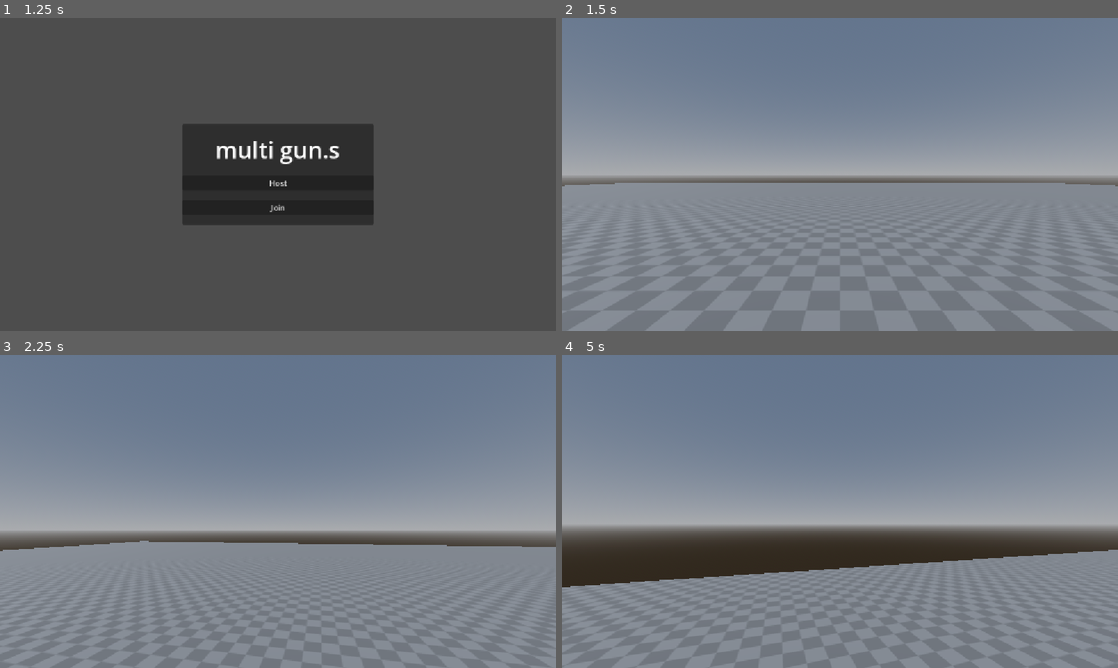
Above: before the commit, frames 1-4 (two rows, left to right).
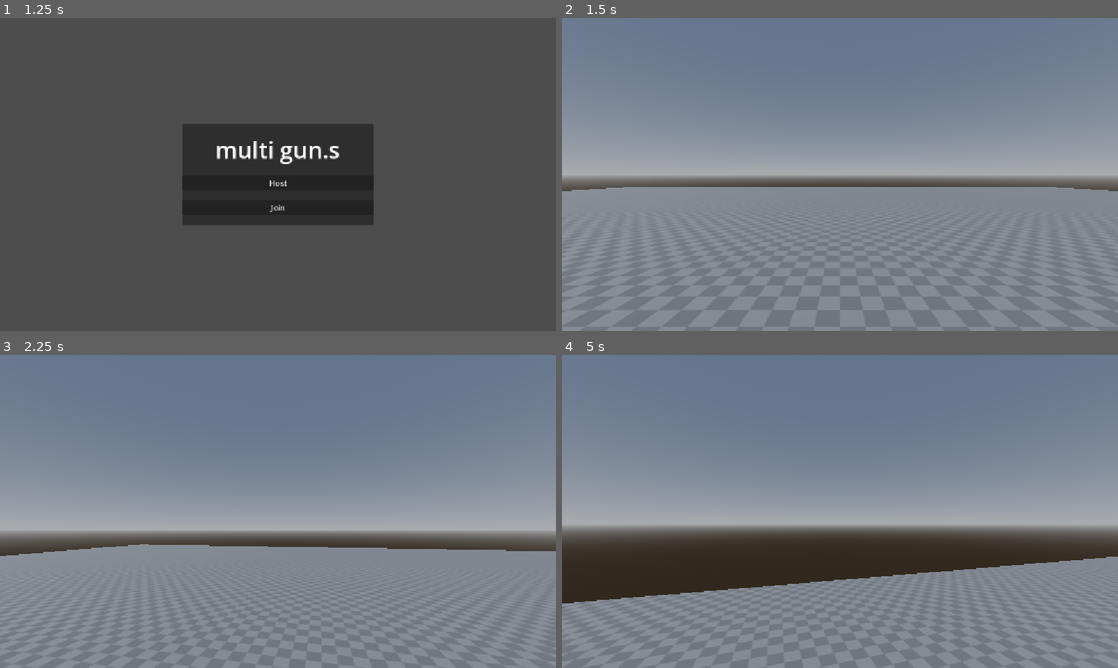
Above: after the commit, the same moments.

Repository: pfoury/multi-gun.s
Game: Godot game, scene res://scenes/main.tscn
Two runs of this game, one before a commit and one after it. Both use one fixed random seed, a clock stepped at 60 frames per second and the inputs below. The project has no main scene, so this scene is started directly.
Inputs (mouse positions are in pixels of both pictures, inside the frame that each line leads up to):
- Up to frame 1 (1.25 s): tap Enter at 0.5 s; move the mouse to (400, 158) at 0.52 s; hold D (move_right) from 0.53 s (still down); hold ` (spawn) from 0.53 s (still down); tap Space (jump) at 0.77 s; tap Ctrl (crouch, bound only after the commit) at 0.8 s
- Up to frame 2 (1.5 s): release D (move_right) at 1.25 s; release ` (spawn) at 1.25 s; click "Host" at 1.25 s
- Up to frame 3 (2.25 s): tap Space (jump) at 2 s; move the mouse to (250, 511) at 2.02 s; hold W (move_forward) from 2.03 s (still down); tap Ctrl (crouch, bound only after the commit) at 2.1 s
- Up to frame 4 (5 s): keep holding W (move_forward); tap Space (jump) at 2.27, 3.77, 4.52 s; tap ` (spawn) at 2.3, 3.8 s; move the mouse to (851, 505) at 2.77 s; hold ` (spawn) 2.78-3.53 s; tap Ctrl (crouch, bound only after the commit) at 3.05, 3.6, 4.55 s; move the mouse to (834, 517) at 3.52 s; move the mouse to (878, 514) at 4.27 s; hold ` (spawn) from 4.28 s (still down)

Frame 1 is identical in both runs. In frame 2, 1.4% of the frame differs, in the area x 0-100%, y 52-56%; in frame 3, 1.2%; in frame 4, 3.7%, in the area x 0-100%, y 62-80%.

Commit message:
Implement crouch system

Diff:
--- a/project.godot
+++ b/project.godot
@@ -51,6 +51,12 @@
 "events": [Object(InputEventKey,"resource_local_to_scene":false,"resource_name":"","device":-1,"window_id":0,"alt_press …(191 unchanged characters)…
 ]
 }
+crouch={
+"deadzone": 0.2,
+"events": [Object(InputEventKey,"resource_local_to_scene":false,"resource_name":"","device":-1,"window_id":0,"alt_pressed":false,"shift_pressed":false,"ctrl_pressed":false,"meta_pressed":false,"pressed":false,"keycode":0,"physical_keycode":4194326,"key_label":0,"unicode":0,"location":0,"echo":false,"script":null)
+, Object(InputEventKey,"resource_local_to_scene":false,"resource_name":"","device":-1,"window_id":0,"alt_pressed":false,"shift_pressed":false,"ctrl_pressed":false,"meta_pressed":false,"pressed":false,"keycode":0,"physical_keycode":67,"key_label":0,"unicode":99,"location":0,"echo":false,"script":null)
+]
+}
 
 [physics]
 
--- a/scenes/player.tscn
+++ b/scenes/player.tscn
@@ -21,8 +21,14 @@
 properties/2/path = NodePath("CameraPivot/FPCamera:rotation")
 properties/2/spawn = true
 properties/2/replication_mode = 1
+properties/3/path = NodePath("Pivot:scale")
+properties/3/spawn = true
+properties/3/replication_mode = 1
+properties/4/path = NodePath("CameraPivot/FPCamera:position")
+properties/4/spawn = true
+properties/4/replication_mode = 1
 
-[node name="Player" type="CharacterBody3D" unique_id=698292562]
+[node name="Player" type="CharacterBody3D" unique_id=698292562 groups=["Player"]]
 collision_layer = 0
 script = ExtResource("1_3vyb7")
 testobject_scene = ExtResource("2_qhqgy")
--- a/scripts/player.gd
+++ b/scripts/player.gd
@@ -3,13 +3,18 @@
 const JUMP_VELOCITY := 4.5
 const SPEED := 8.0
 const MOVE_LERP_WEIGHT := 15.0
+const GRAVITY := 15.0
 
 @export var testobject_scene : PackedScene
 
 @onready var first_person_camera := $CameraPivot/FPCamera
 @onready var main_scene := get_tree().current_scene
+# Player's model
+@onready var player_mesh := $Pivot
+@onready var player_collision := $CollisionShape3D
 
 var player_speed: float = SPEED
+var is_crouching: bool
 
 
 func _enter_tree() -> void:
@@ -33,9 +38,12 @@
 	if Input.is_action_just_pressed("jump") and is_on_floor():
 		velocity.y = JUMP_VELOCITY
 
+	# Crouch
+	is_crouching = Input.is_action_pressed("crouch")
+
 	# Applying gravity
 	if not is_on_floor():
-		velocity.y -= 15.0 * delta
+		velocity.y -= GRAVITY * delta
 	else:
 		if direction:
 			velocity.x = lerp(velocity.x, direction.x * player_speed, delta * MOVE_LERP_WEIGHT)
@@ -45,13 +53,14 @@
 			velocity.z = lerp(velocity.z, 0.0, delta * MOVE_LERP_WEIGHT)
 
 
-func _process(_delta: float) -> void:
+func _process(delta: float) -> void:
 	if not is_multiplayer_authority(): return
 
 	global_rotation.y = first_person_camera.global_rotation.y
 	first_person_camera.rotation.y = 0
 
 	move_and_slide()
+	update_player_height(delta)
 
 
 func _input(event: InputEvent) -> void:
@@ -70,3 +79,18 @@
 		var result = get_world_3d().direct_space_state.intersect_ray(query)
 
 		main_scene.add_test_object(result)
+
+
+func update_player_height(delta) -> void: # TODO: does not work properly. Should be reworked!
+	if is_crouching:
+		player_mesh.scale.y = lerp(player_mesh.scale.y, 0.5, delta * 20)
+		player_collision.shape.height = lerp(player_collision.shape.height, 1.0, delta * 20)
+	else:
+		player_mesh.scale.y = lerp(player_mesh.scale.y, 1.0, delta * 20)
+		player_collision.shape.height = lerp(player_collision.shape.height, 2.0, delta * 20)
+	update_player_camera(delta)
+	player_speed = SPEED * player_mesh.scale.y # Making player slower because of crouching
+
+
+func update_player_camera(delta) -> void:
+	first_person_camera.position.y = lerp(first_person_camera.position.y, player_collision.shape.height / 4, delta * 20)
